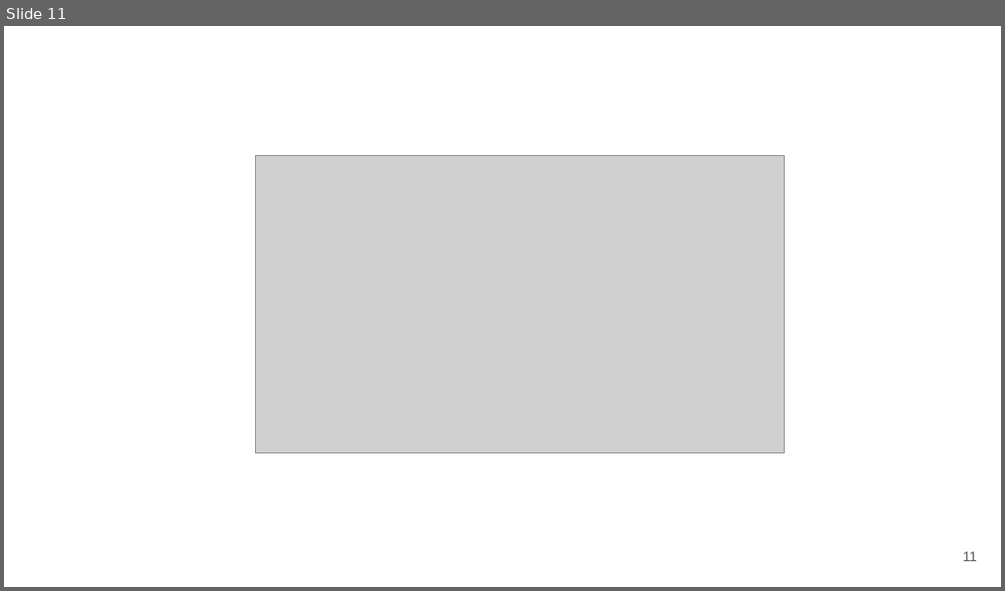
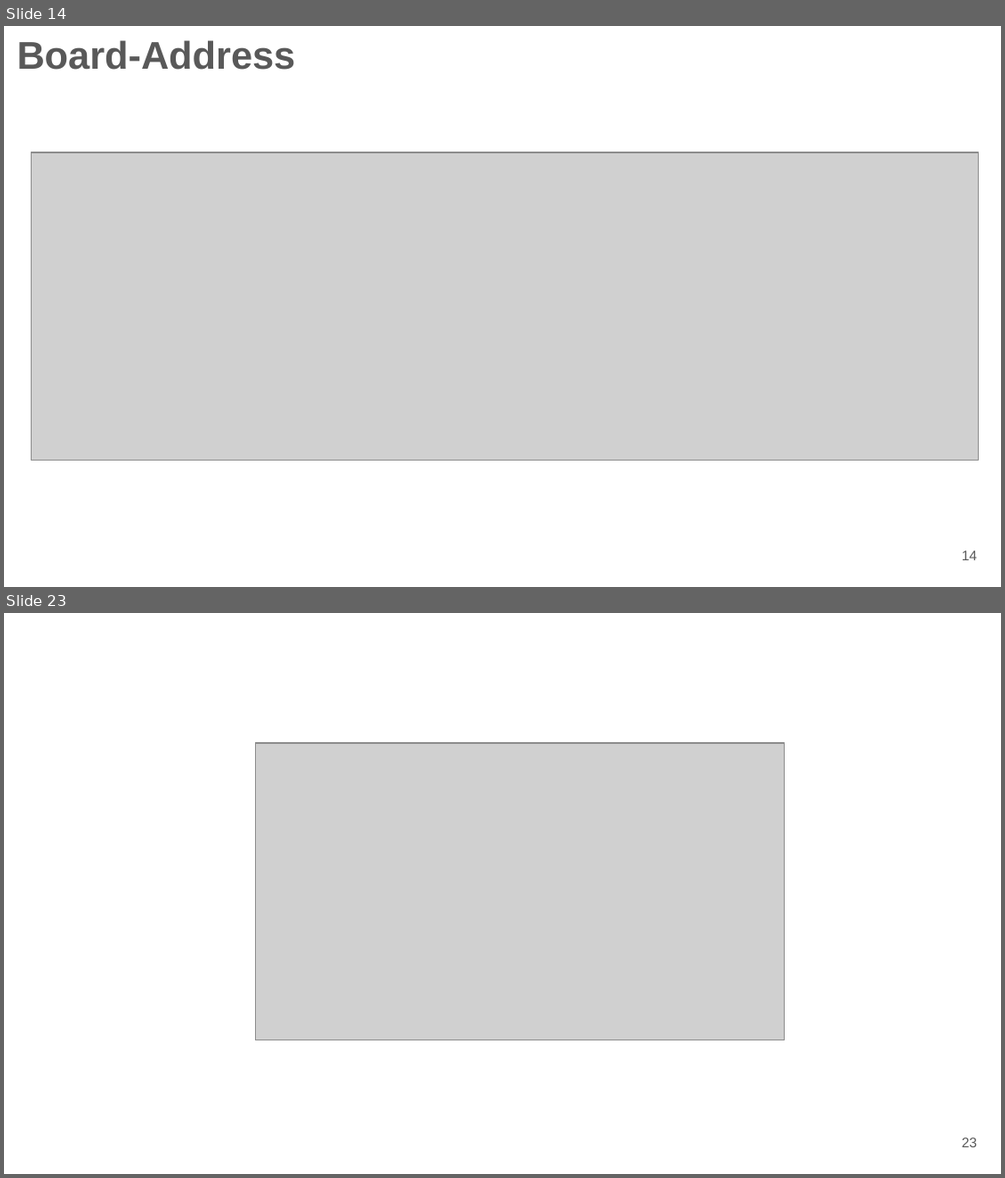
Before and after one commit to raulemilio/RomeroRaul_MyS_TF, a slide deck: entregables/MyS_TPF_ROMERO.pptx. Shown one above the other, each under a label of ours: slide 11 before the commit, slides 14 and 23 after it; the slides between them are not shown. The pictures are 1005x591 and 1005x1178 pixels, drawn with LibreOffice and Linux fonts; fonts in the diff are those of the drawing; grey boxes stand for pictures; background and template pictures are left out. Boxes give left, top, right and bottom in pixels: in the first picture for what was removed or moved away, otherwise in the second. Text is boxed around its words. In the diff, an @@ line names an element or a change of style, - is before the commit and + after.

```diff
--- a/entregables/MyS_TPF_ROMERO.pptx
+++ b/entregables/MyS_TPF_ROMERO.pptx
@@ slide 14 added at [4, 26, 1001, 587], background picture (left out) @@
@@ title added at [17, 40, 296, 70], 27.9 pt, text #595959, bold @@
+Board-Address
@@ picture added at [32, 152, 979, 459] @@
@@ page number added at [962, 550, 977, 560], 10 pt, text #595959 @@
+14
@@ what was slide 11 is now slide 23 @@
@@ page number at [962, 1137, 977, 1147]: text changed @@
-11
+23
```
Also in this commit, not shown: 7 slides changed, 11 other slides added, 11 other files.
